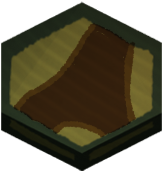
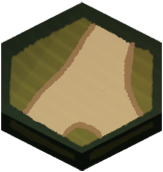
Revision of a layered 163x172 image; what changed, layer by layer:
pixels changed over [13, 22, 144, 139] (layer not identified)
